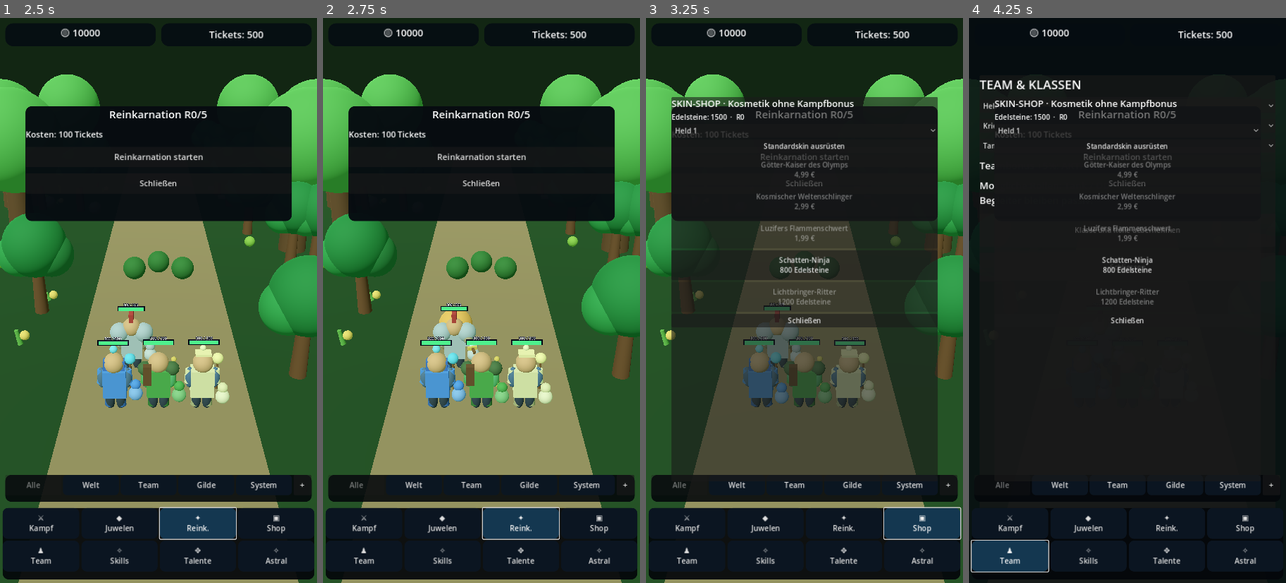
Above: before the commit, frames 1-4 (left to right).
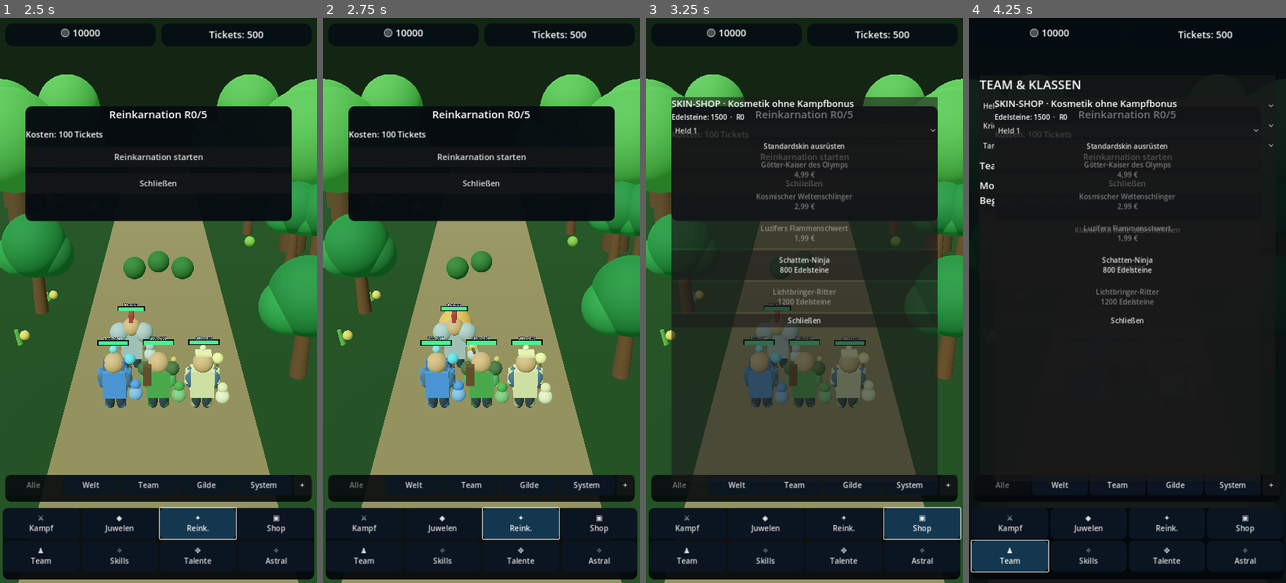
Above: after the commit, the same moments.

Repository: xynewageyx/TitanLegend
Game: Godot game, scene res://scenes/main.tscn
Same seed, same stepped clock (60 frames per second), same inputs: the game is played once before the commit and once after it.
Inputs:
- Up to frame 1 (2.5 s): click "⚔ Kampf" at 0.5 s; click "◆ Juwelen" at 1.25 s; click "✦ Reink." at 2 s
- Up to frame 2 (2.75 s): no input
- Up to frame 3 (3.25 s): click "▣ Shop" at 2.75 s
- Up to frame 4 (4.25 s): click "♟ Team" at 3.5 s

Frame 1 is identical in both runs. In frame 2, 0.2% of the frame differs, in the area x 54-62%, y 42-47%; in frame 3, less than 0.1%; in frame 4, less than 0.1%.

Commit message:
Make equipped skills auto-cast after 2-5 normal hits; separate tank taunt and interception

Diff:
--- a/scripts/battle_manager.gd
+++ b/scripts/battle_manager.gd
@@ -232,43 +232,112 @@
  _refresh_tank_defense_visuals()
  battle_status_changed.emit()
 
-func _activate_tank_skill(slot: int) -> void:
- # Only the hero currently occupying the active tank role may cast these.
- if slot != _living_tank_slot():
-  return
- # Skill timing is based on enemy attack ticks, never on real-world time.
- if skill_tick > 0 and skill_tick % 6 == 0 and tank_taunt_until[slot] < skill_tick:
+# Normal hits charge equipped skills. Skill cost is capped at 5 hits.
+# Each hero rotates through four equipped skill slots so no slot is starved.
+const MAX_SKILL_HITS: int = 5
+var skill_hit_charge: Array[int] = [0, 0, 0, 0]
+var next_skill_slot: Array[int] = [0, 0, 0, 0]
+
+func _skill_hit_cost(role: int, choice: int) -> int:
+ if role == 0 and choice == 8:
+  return 3 # Spott
+ if role == 0 and choice == 9:
+  return 5 # Gruppenschaden abfangen (strongest defensive skill)
+ match choice:
+  0: return 2
+  1: return 3
+  2: return 4
+  3: return 2
+  4: return 4
+  5: return 5 # Bossbrecher
+  6: return 3
+  7: return 4 # Unterbrechung (boss only)
+ return MAX_SKILL_HITS
+
+func _skill_is_usable(slot: int, role: int, choice: int) -> bool:
+ if role == 0 and slot != _living_tank_slot():
+  return false
+ if choice in [8, 9] and role != 0:
+  return false
+ if choice == 7:
+  return is_boss and boss_cast_ticks > 0
+ var skill: Dictionary = TitanSkillSystem.skill_for_role(role, choice)
+ if float(skill.get("heal", 0.0)) > 0.0 and role == 2:
+  for i in range(4):
+   if hero_hp[i] > 0 and hero_hp[i] < hero_max_hp[i]:
+    return true
+  return false
+ return true
+
+func _try_cast_charged_skill(slot: int, role: int) -> void:
+ var loadout: Array = skill_loadouts[slot]
+ if loadout.is_empty():
+  return
+ # Fixed order, circular across the player's four chosen skill slots.
+ for offset in range(loadout.size()):
+  var index: int = (next_skill_slot[slot] + offset) % loadout.size()
+  var choice: int = int(loadout[index])
+  if not _skill_is_usable(slot, role, choice):
+   continue
+  var required_hits: int = _skill_hit_cost(role, choice)
+  if skill_hit_charge[slot] < required_hits:
+   continue
+  skill_hit_charge[slot] = 0
+  next_skill_slot[slot] = (index + 1) % loadout.size()
+  _execute_equipped_skill(slot, role, choice)
+  return
+
+func _execute_equipped_skill(slot: int, role: int, choice: int) -> void:
+ if role == 0 and choice == 8:
   tank_taunt_until[slot] = skill_tick + 3
   last_ability = "Spott"
   if team_formation != null:
    var motion: Node = team_formation.heroes[slot].get_node_or_null("HeroCombatMotion")
    if motion != null and motion.has_method("play_tank_skill_fx"):
     motion.call("play_tank_skill_fx", 0)
- if skill_tick > 0 and skill_tick % 9 == 0 and tank_intercept_until[slot] < skill_tick:
+  return
+ if role == 0 and choice == 9:
   tank_intercept_until[slot] = skill_tick + 4
   last_ability = "Gruppenschaden abfangen"
   _refresh_tank_defense_visuals()
+  return
+ if choice == 7:
+  boss_cast_ticks = 0
+  boss_interrupt_message = "Boss unterbrochen"
+  last_ability = "Unterbrechung"
+  return
+ var skill: Dictionary = TitanSkillSystem.skill_for_role(role, choice)
+ last_ability = str(skill.get("name", "Skill"))
+ var healing: float = float(skill.get("heal", 0.0))
+ if role == 2 and healing > 0.0:
+  _heal_heroes(maxi(1, roundi(float(team_max_hp) * healing)), bool(skill.get("aoe", false)))
+ var power: float = float(skill.get("power", 0.0))
+ if power > 0.0:
+  var base_damage: int = 35 + current_level * 6
+  var damage: int = TitanSkillSystem.damage_for_skill(skill, role, base_damage, enemies_remaining)
+  enemy_hp = maxi(0, enemy_hp - maxi(1, damage))
+  _update_enemy_casualties()
+  if enemy_hp <= 0:
+   finish_wave()
 
 func _hero_attack(slot: int, role: int) -> void:
  if not battle_active or enemy_hp <= 0:
   return
  if team_formation != null:
   team_formation.play_attack_for_hero(slot)
- if role == 2:
-  _heal_heroes(7 + current_level * 2, skill_tick % 3 == 0)
-  last_ability = "Heilung"
+ # Every living hero lands a normal hit to charge their next skill.
+ var normal_damage: int = 35 + current_level * 6
+ var multiplier: float = TitanSkillSystem.damage_multiplier(role)
+ var critical: bool = randf() < 0.10
+ var actual_damage: int = maxi(1, roundi(float(normal_damage) * multiplier * (1.6 if critical else 1.0)))
+ enemy_hp = maxi(0, enemy_hp - actual_damage)
+ _update_enemy_casualties()
+ last_ability = "Kritischer Treffer" if critical else "Standardangriff"
+ skill_hit_charge[slot] = mini(MAX_SKILL_HITS, skill_hit_charge[slot] + 1)
+ if enemy_hp <= 0:
+  finish_wave()
  else:
-  var base_damage: int = 35 + current_level * 6
-  if role == 0:
-   base_damage = roundi(float(base_damage) * 0.6)
-  var critical: bool = randf() < 0.10
-  enemy_hp = maxi(0, enemy_hp - roundi(float(base_damage) * (1.6 if critical else 1.0)))
-  _update_enemy_casualties()
-  last_ability = "Kritischer Treffer" if critical else "Standardangriff"
-  if role == 0:
-   _activate_tank_skill(slot)
-  if enemy_hp <= 0:
-   finish_wave()
+  _try_cast_charged_skill(slot, role)
  battle_status_changed.emit()
 
 func set_skill_loadout(hero: int, skill_slot: int, ability: int) -> void:
